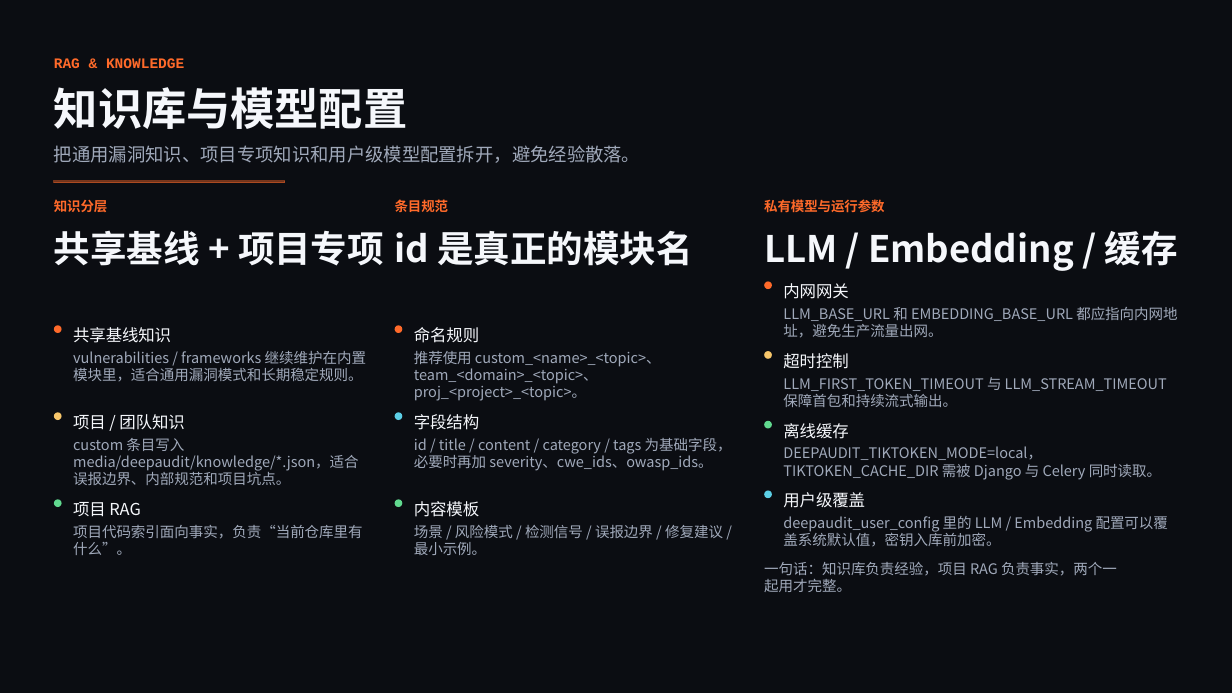
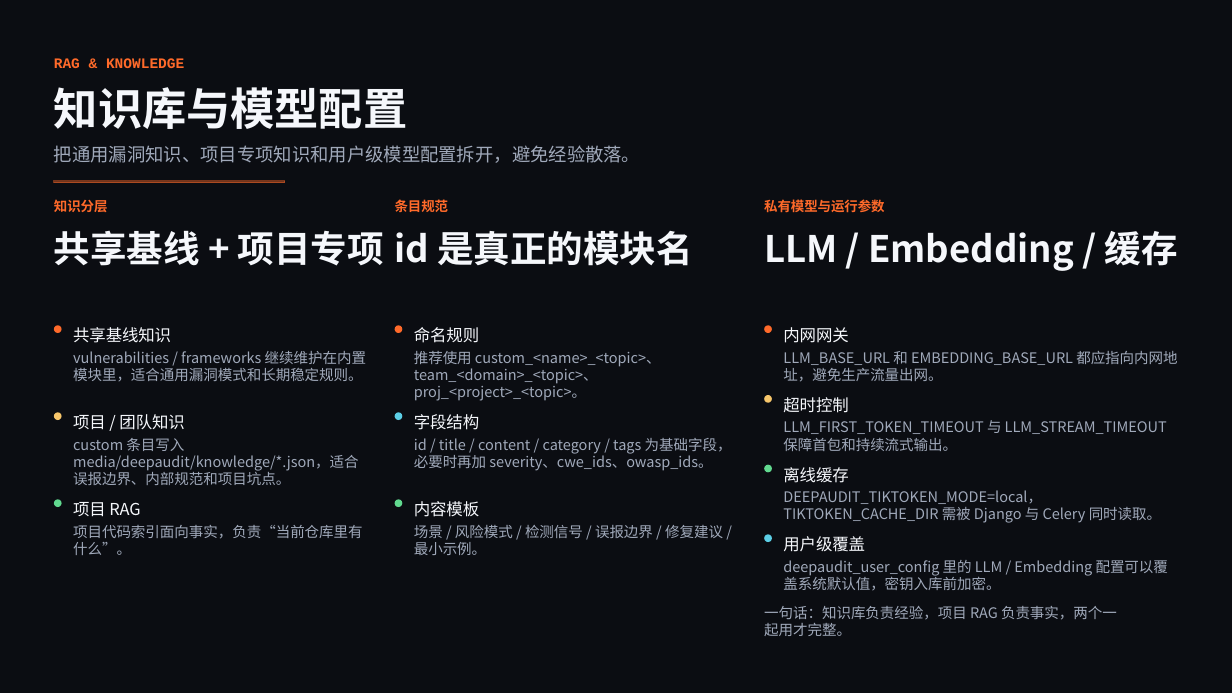
Before and after one commit to zrqg-znb/Focus_Admin, a slide deck: slide 8 of tmp/presentations/deepaudit-report/output/output.pptx. Drawn at 1232x693 pixels with LibreOffice and Linux fonts; fonts in the diff are those of the drawing. Boxes give left, top, right and bottom in pixels: in the first picture for what was removed or moved away, otherwise in the second. Text is boxed around its words. In the diff, an @@ line names an element or a change of style, - is before the commit and + after.

Commit message:
feat(agent): 添加工作区运行时元数据和日志配置优化
- 在 Agent 任务中新增 workspace_path、cache_repo 和 last_synced_at 字段
- 实现仓库运行时元数据的序列化和反序列化功能
- 优化日志配置，区分 server 和 worker 日志输出
- 更新仓库工作区准备逻辑，持久化运行时元数据
- 在前端界面显示工作区源信息和最后同步时间戳
- 改进演示文稿中的架构说明和实现方法描述
- 添加相关单元测试验证元数据序列化功能

```diff
--- a/tmp/presentations/deepaudit-report/output/output.pptx
+++ b/tmp/presentations/deepaudit-report/output/output.pptx
@@ 9 texts, 4 ellipses moved together from (x1=764, y1=282, x2=1177, y2=592) to (x1=764, y1=325, x2=1177, y2=636) @@
```
Also in this commit, not shown: 11 other slides changed, 34 other files.
